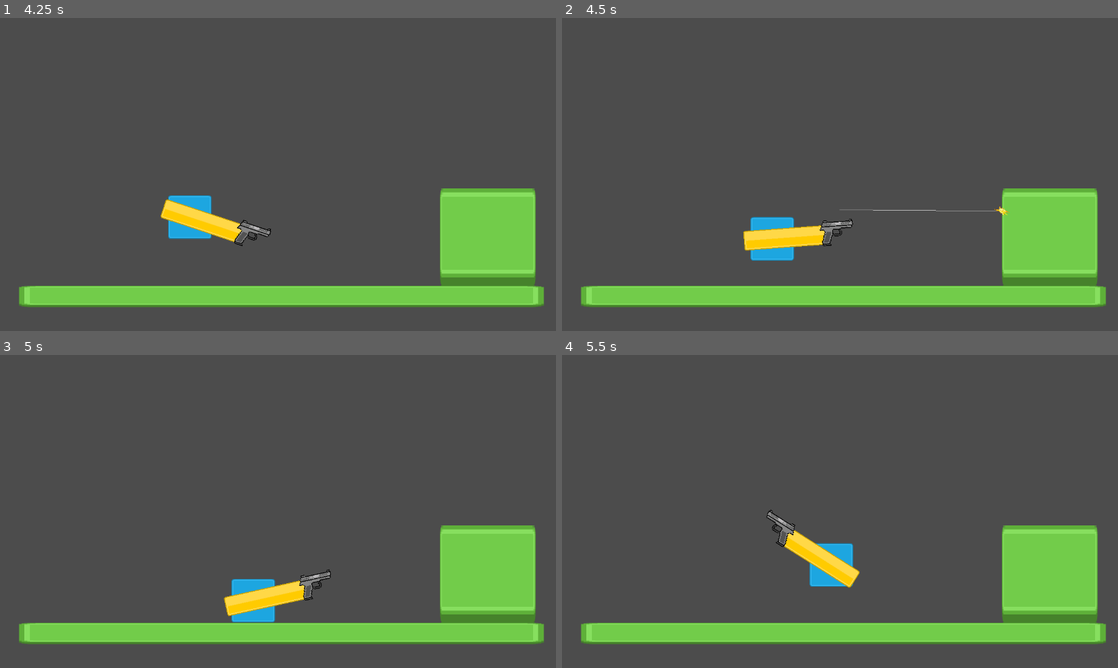
Above: before the commit, frames 1-4 (two rows, left to right).
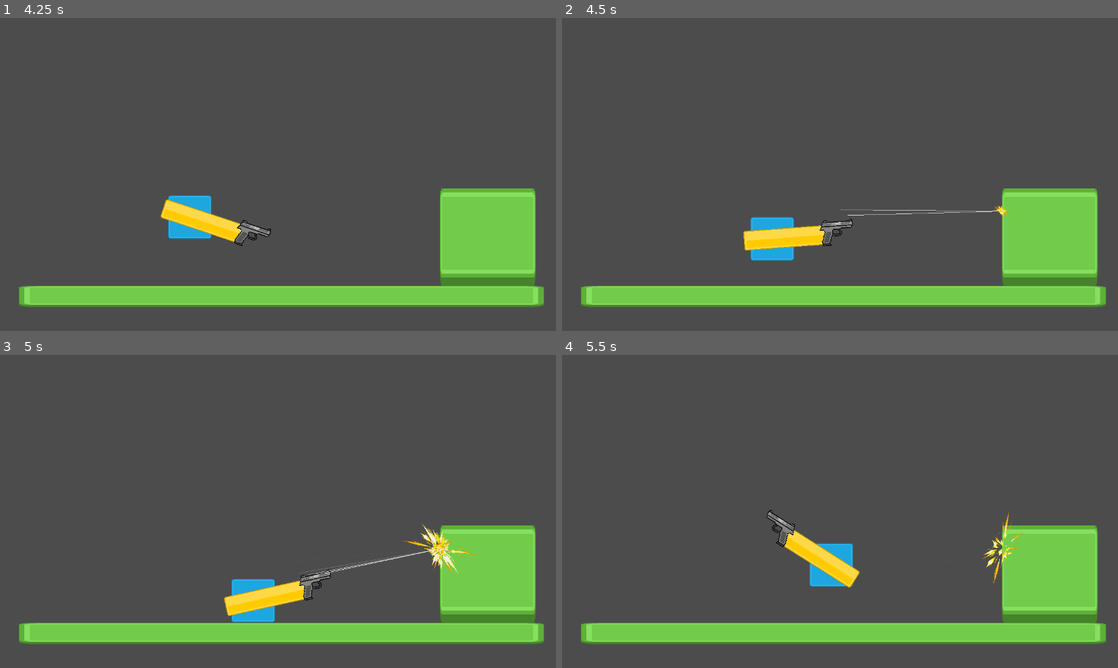
Above: after the commit, the same moments.

Repository: renanstn/godot-overwatch-2d-mechanics
Game: Godot game, scene res://Scenes/GUI/Menu.tscn
Same seed, same stepped clock (60 frames per second), same inputs: the game is played once before the commit and once after it.
Inputs (mouse positions are in pixels of both pictures, inside the frame that each line leads up to):
- Up to frame 1 (4.25 s): click "Soldado 76" at 0.5 s; tap Enter at 1.25 s; move the mouse to (400, 158) at 1.27 s; press the mouse at (400, 158) at 1.28 s; hold D (right) 1.28-2.78 s; tap Space (jump) at 1.52, 2.27, 3.77 s; move the mouse to (166, 190) at 2.02 s; release the mouse at (166, 190) at 2.03 s; click (166, 190) at 2.1 s; move the mouse to (333, 105) at 2.77 s; hold A (left) 2.78-3.53 s; hold Shift (sprint) 2.78-3.53 s; click (333, 105) at 3.05 s; move the mouse to (250, 237) at 3.52 s; hold D (right) from 3.53 s (still down); click (250, 237) at 3.6 s
- Up to frame 2 (4.5 s): keep holding D (right); move the mouse to (1006, 221) at 4.27 s; press the mouse at (1006, 221) at 4.28 s
- Up to frame 3 (5 s): keep holding D (right); tap Space (jump) at 4.52 s; tap R (reload, bound only after the commit) at 4.9 s
- Up to frame 4 (5.5 s): move the mouse to (673, 464) at 5.02 s; release D (right) at 5.03 s; release the mouse at (673, 464) at 5.03 s; hold A (left) from 5.03 s (still down); tap Shift (sprint) at 5.1 s; tap Space (jump) at 5.27 s; click (673, 464) at 5.3 s

Frame 1 is identical in both runs. In frame 2, less than 0.1% of the frame differs, in the area x 51-81%, y 59-64%; in frame 3, 0.6%, in the area x 53-86%, y 53-71%; in frame 4, 0.2%.

Commit message:
Melhorias no node de weapon

Diff:
--- a/src/Scenes/Characters/Soldado76.tscn
+++ b/src/Scenes/Characters/Soldado76.tscn
@@ -9,6 +9,8 @@
 [ext_resource path="res://Scenes/Effects/BulletTrail.tscn" type="PackedScene" id=7]
 [ext_resource path="res://Sprites/Characters/pistol.png" type="Texture" id=8]
 [ext_resource path="res://Sounds/Effects/9_mm_gunshot-mike-koenig-123.wav" type="AudioStream" id=9]
+[ext_resource path="res://Sounds/Effects/Stapler-SoundBible.com-374581609.wav" type="AudioStream" id=10]
+[ext_resource path="res://Sounds/Effects/Click-SoundBible.com-1387633738.wav" type="AudioStream" id=11]
 
 [sub_resource type="RectangleShape2D" id=1]
 extents = Vector2( 50, 50 )
@@ -41,10 +43,13 @@
 hit_animation_scene = ExtResource( 6 )
 bullet_trail_scene = ExtResource( 7 )
 fire_point_path = NodePath("Position2D")
-fire_sound_path = NodePath("Shoot")
+fire_sound_path = NodePath("ShootSound")
+empty_bullets_sound_path = NodePath("EmptySound")
+reload_sound_path = NodePath("ReloadSound")
 parent_node = NodePath("../../..")
-gun_type = 1
-recoil_time = 1.0
+recoil_time = 0.1
+max_bullets = 20
+reload_time = 1.5
 
 [node name="Sprite" type="Sprite" parent="ArmPointingToMouse2D/Gun2/Weapon"]
 position = Vector2( 10.7249, 6.75264 )
@@ -55,5 +60,11 @@
 [node name="Position2D" type="Position2D" parent="ArmPointingToMouse2D/Gun2/Weapon"]
 position = Vector2( 55.2129, -23.8329 )
 
-[node name="Shoot" type="AudioStreamPlayer2D" parent="ArmPointingToMouse2D/Gun2/Weapon"]
+[node name="ShootSound" type="AudioStreamPlayer2D" parent="ArmPointingToMouse2D/Gun2/Weapon"]
 stream = ExtResource( 9 )
+
+[node name="ReloadSound" type="AudioStreamPlayer2D" parent="ArmPointingToMouse2D/Gun2/Weapon"]
+stream = ExtResource( 10 )
+
+[node name="EmptySound" type="AudioStreamPlayer2D" parent="ArmPointingToMouse2D/Gun2/Weapon"]
+stream = ExtResource( 11 )
--- a/src/Scripts/Nodes/Weapon.gd
+++ b/src/Scripts/Nodes/Weapon.gd
@@ -6,36 +6,69 @@
 export var bullet_trail_scene : PackedScene
 export var fire_point_path : NodePath
 export var fire_sound_path : NodePath
+export var empty_bullets_sound_path : NodePath
+export var reload_sound_path : NodePath
 export var parent_node : NodePath
 
-export (int, "Automatic", "SemiAutomatic", "Projectile") var gun_type
+export (int, "Automatic", "SemiAutomatic", "Missile") var gun_type
 export (float, 0, 5) var recoil_time
+export (int, 1, 1000) var max_bullets
+export (float, 0, 10) var reload_time
 
 var can_fire : bool = true
+var reloading : bool = false
+var bullets : int
 var raycast : RayCast2D
-var timer : Timer
+var recoil_timer : Timer
+var reload_timer : Timer
 var fire_point : Position2D
 var fire_sound : AudioStreamPlayer2D
+var reload_sound : AudioStreamPlayer2D
+var empty_bullets_sound : AudioStreamPlayer2D
 
 signal shoot
 signal reloading
+signal reloaded
 signal hit_enemy
+signal no_bullets
+signal ready_to_fire
+signal update_bullets(how_many)
 
 
 func _ready():
-	fire_point = get_node(fire_point_path)
+	bullets = max_bullets
 	fire_point = get_node(fire_point_path)
 	fire_sound = get_node(fire_sound_path)
+	empty_bullets_sound = get_node(empty_bullets_sound_path)
+	reload_sound = get_node(reload_sound_path)
+	recoil_timer = create_timer(recoil_time, "on_recoil_time_end")
+	reload_timer = create_timer(reload_time, "on_reload_time_end")
 	create_raycast()
-	create_timer()
 	adjust_raycast_size()
 
 func _process(delta):
-	if Input.is_action_just_pressed("fire"):
-		if can_fire:
-			shoot()
-		else:
-			can_not_shoot()
+	if gun_type == 0: # Automatic
+		if Input.is_action_pressed("fire"):
+			if can_fire and bullets > 0:
+				shoot()
+			else:
+				can_not_shoot()
+		if Input.is_action_just_pressed("reload") and not reloading:
+			reload_start()
+
+	elif gun_type == 1: # Semi automatic
+		if Input.is_action_just_pressed("fire"):
+			if can_fire and bullets > 0:
+				shoot()
+			else:
+				can_not_shoot()
+		if Input.is_action_just_pressed("reload") and not reloading:
+			reload_start()
+
+	elif gun_type == 2: # Missile
+		if Input.is_action_just_pressed("fire"):
+				if can_fire and bullets > 0:
+					pass
 
 func adjust_raycast_size() -> void:
 	var size_screen : Vector2 = get_viewport().get_visible_rect().size
@@ -48,16 +81,22 @@
 	raycast.enabled = true
 	add_child(raycast)
 
-func create_timer() -> void:
-	timer = Timer.new()
-	timer.wait_time = recoil_time
-	timer.connect("timeout", self, "_on_timer_timeout")
+func create_timer(time : float,  callback : String) -> Timer:
+	var timer = Timer.new()
+	timer.one_shot = true
+	timer.wait_time = time
+	timer.connect("timeout", self, callback)
 	add_child(timer)
+	return timer
+
 
 func shoot() -> void:
 	fire_sound.play()
+	emit_signal("shoot")
+	emit_signal("update_bullets", bullets)
+	bullets -= 1
 	can_fire = false
-	timer.start()
+	recoil_timer.start()
 	var hit_something = raycast.get_collider()
 	if hit_something:
 		var collision_point = raycast.get_collision_point()
@@ -68,19 +107,35 @@
 			emit_signal("hit_enemy")
 		create_hit_animation(collision_point)
 
-func can_not_shoot():
-	pass
+func reload_start() -> void:
+	reloading = true
+	can_fire = false
+	reload_timer.start()
+	reload_sound.play()
+	emit_signal("reloading")
 
-func create_trail(to : Vector2, from : Vector2):
+func can_not_shoot() -> void:
+	empty_bullets_sound.play()
+	emit_signal("no_bullets")
+
+func create_trail(to : Vector2, from : Vector2) -> void:
 	var trail = bullet_trail_scene.instance()
 	trail.setup(to, from)
 	get_node(parent_node).get_owner().add_child(trail)
 
-func create_hit_animation(collision_point : Vector2):
+func create_hit_animation(collision_point : Vector2) -> void:
 	var hit_animation = hit_animation_scene.instance()
 	hit_animation.global_position = collision_point
 	hit_animation.rotation_degrees = rand_range(0, 360)
 	get_node(parent_node).get_owner().add_child(hit_animation)
 
-func _on_timer_timeout():
+func on_recoil_time_end() -> void:
 	can_fire = true
+	emit_signal("ready_to_fire")
+
+func on_reload_time_end() -> void:
+	reloading = false
+	bullets = max_bullets
+	can_fire = true
+	emit_signal("reloaded")
+	emit_signal("update_bullets", bullets)
--- a/src/project.godot
+++ b/src/project.godot
@@ -82,6 +82,11 @@
 "events": [ Object(InputEventKey,"resource_local_to_scene":false,"resource_name":"","device":0,"alt":false,"shift":false,"control":false,"meta":false,"command":false,"pressed":false,"scancode":16777237,"unicode":0,"echo":false,"script":null)
  ]
 }
+reload={
+"deadzone": 0.5,
+"events": [ Object(InputEventKey,"resource_local_to_scene":false,"resource_name":"","device":0,"alt":false,"shift":false,"control":false,"meta":false,"command":false,"pressed":false,"scancode":82,"unicode":0,"echo":false,"script":null)
+ ]
+}
 
 [rendering]
 
Not shown: 1 places in src/Scenes/Characters/Soldado76.tscn that only renumber resources
